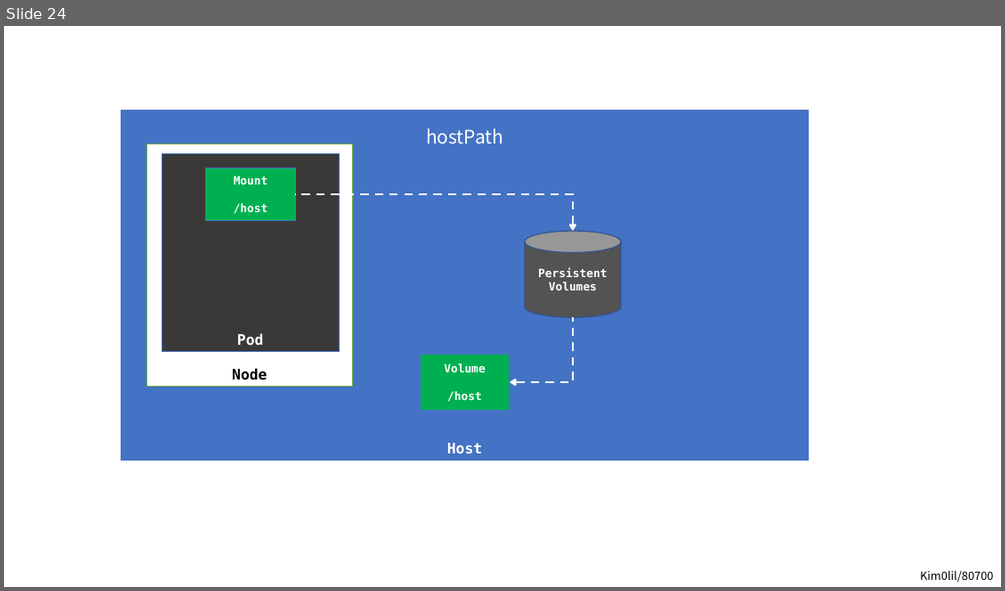
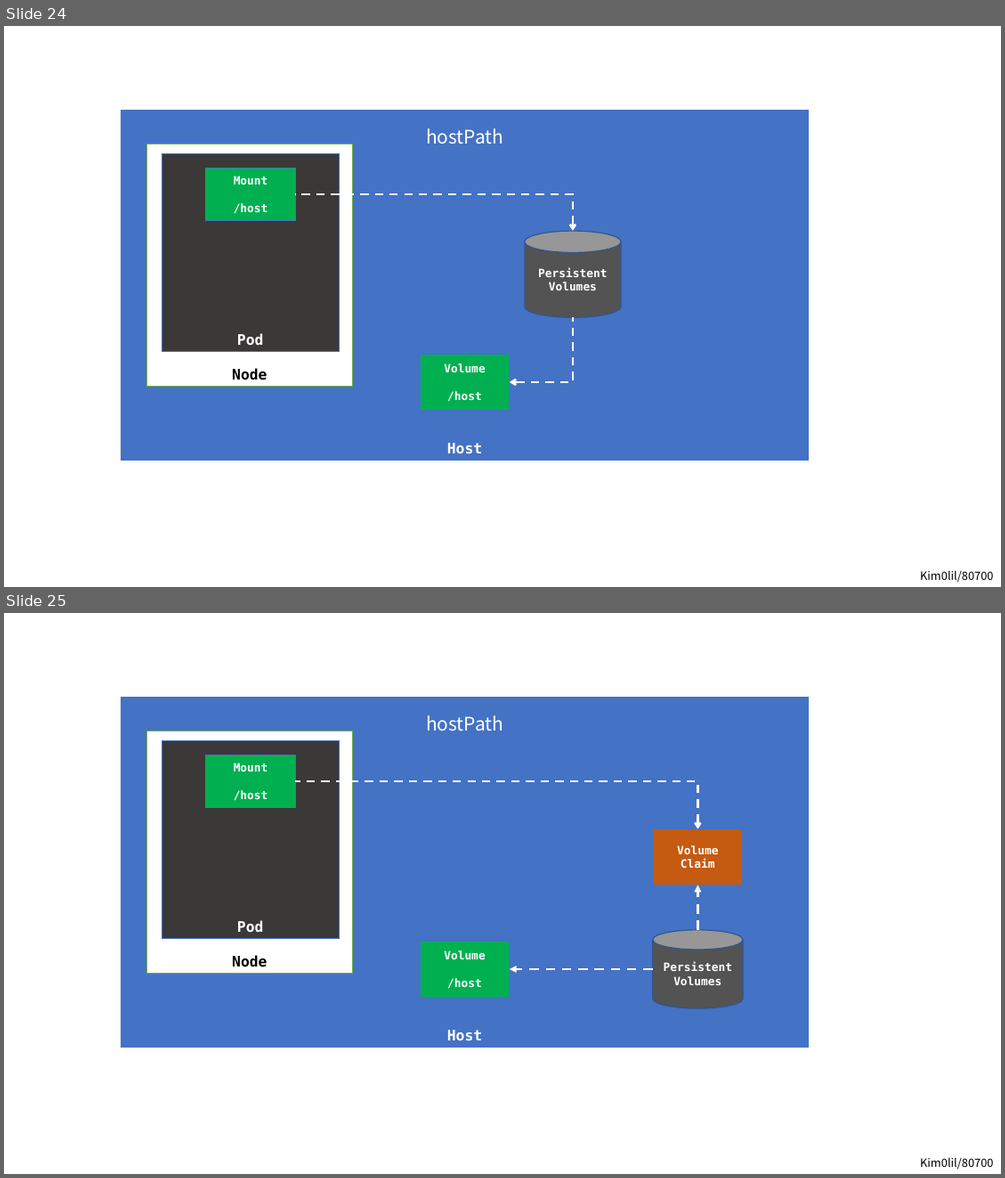
Before and after one commit to kim0lil/80700, a slide deck: assets/images.pptx. Shown one above the other, each under a label of ours: slide 24 before the commit, slides 24 and 25 after it. The pictures are 1005x591 and 1005x1178 pixels, drawn with LibreOffice and Linux fonts; fonts in the diff are those of the drawing. Boxes give left, top, right and bottom in pixels: in the first picture for what was removed or moved away, otherwise in the second. Text is boxed around its words. In the diff, an @@ line names an element or a change of style, - is before the commit and + after.

```diff
--- a/assets/images.pptx
+++ b/assets/images.pptx
@@ slide 25 added at (4, 613, 1001, 1174), background #FFFFFF @@
@@ group added at (121, 697, 808, 1046): 6 rectangles, 2 arrows, 1 elbow arrow, 1 text, 1 cylinder @@
+Host
+Node
+Pod
+Volume
+/host
+Mount
+/host
+hostPath
+Persistent Volumes
+Volume Claim
@@ text added at (920, 1157, 993, 1169), 11 pt, text #000000 @@
+Kim0lil/80700
```
Also in this commit, not shown: 3 other slides added, 13 other files.
